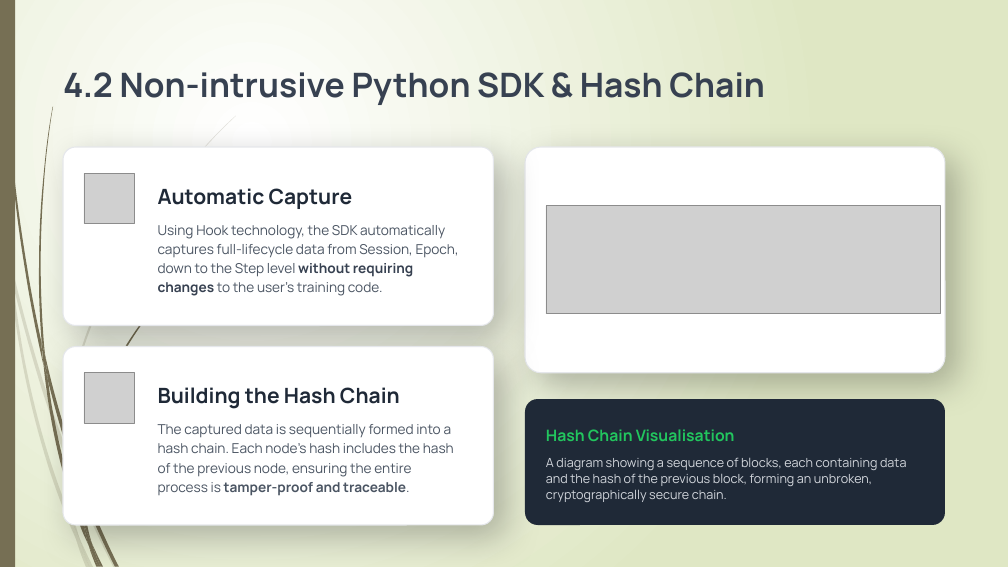
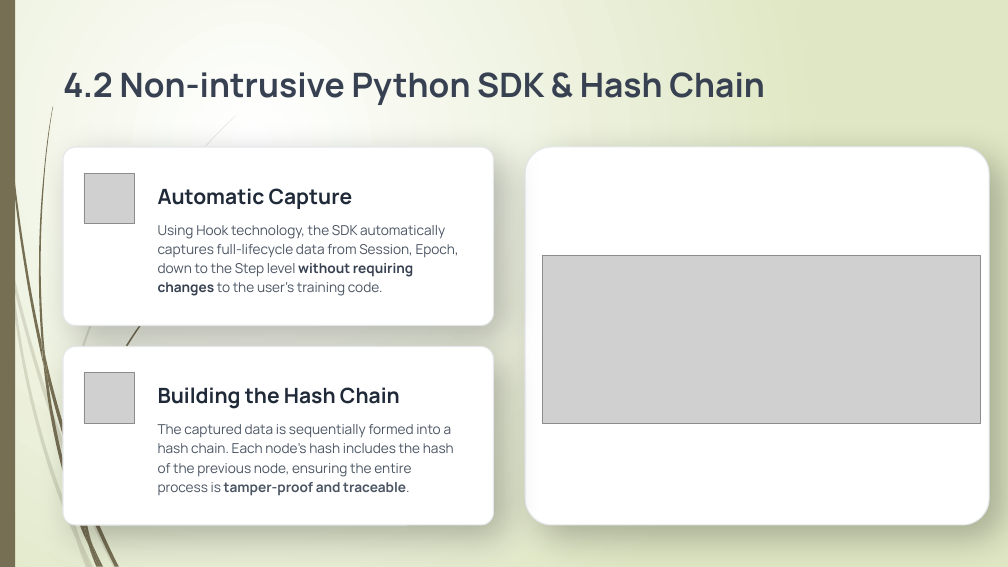
Before and after one commit to xinyuanhu1066/capstone-project, a slide deck: slide 14 of docs/Assessment_1_Presentation.pptx. Drawn at 1008x567 pixels with LibreOffice and Linux fonts; fonts in the diff are those of the drawing; grey boxes stand for pictures. Boxes give left, top, right and bottom in pixels: in the first picture for what was removed or moved away, otherwise in the second. Text is boxed around its words. In the diff, an @@ line names an element or a change of style, - is before the commit and + after.

Commit message:
docs: update the concept diagram of hash chain

```diff
--- a/docs/Assessment_1_Presentation.pptx
+++ b/docs/Assessment_1_Presentation.pptx
@@ rounded rectangle: place and size @@
-rounded rectangle at <box>525,147,945,373</box>
+rounded rectangle at <box>525,147,989,525</box>
@@ picture removed at <box>546,206,941,314</box> @@
@@ picture added at <box>542,256,981,423</box> @@
@@ rounded rectangle removed at <box>525,399,945,526</box> @@
@@ text removed at <box>546,429,906,502</box> @@
-Hash Chain Visualisation
-A diagram showing a sequence of blocks, each containing data and the hash of the previous block, forming an unbroken, cryptographically secure chain.
```
Also in this commit, not shown: 1 other file.
